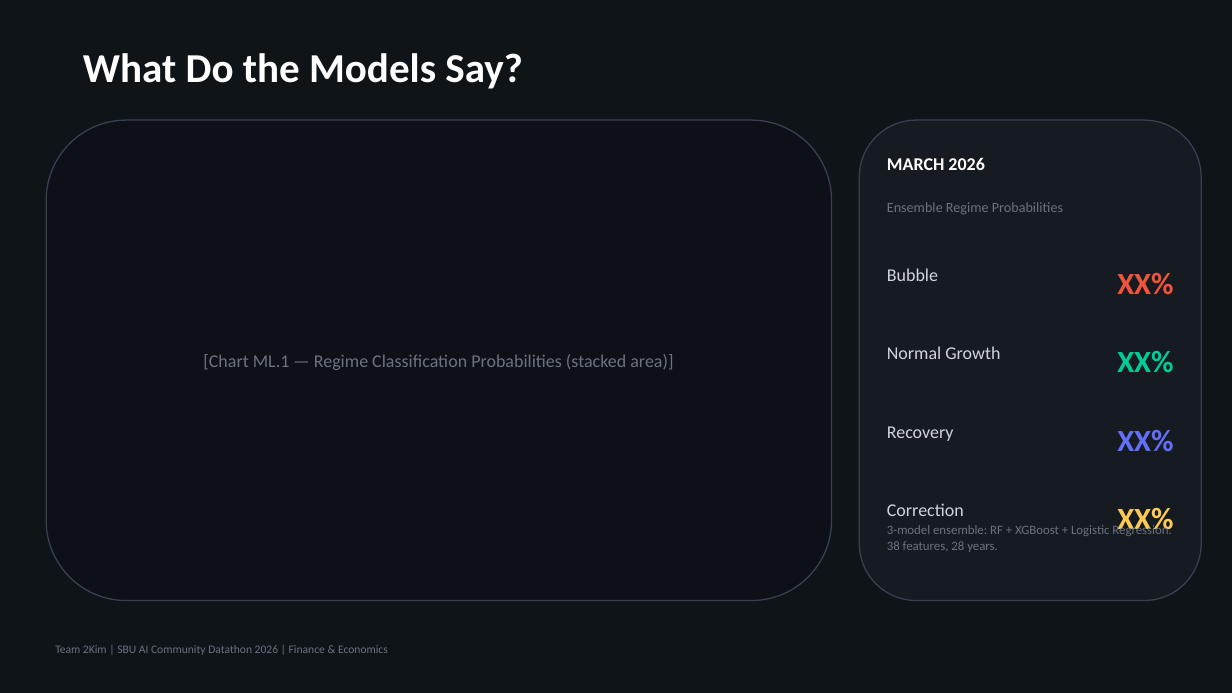
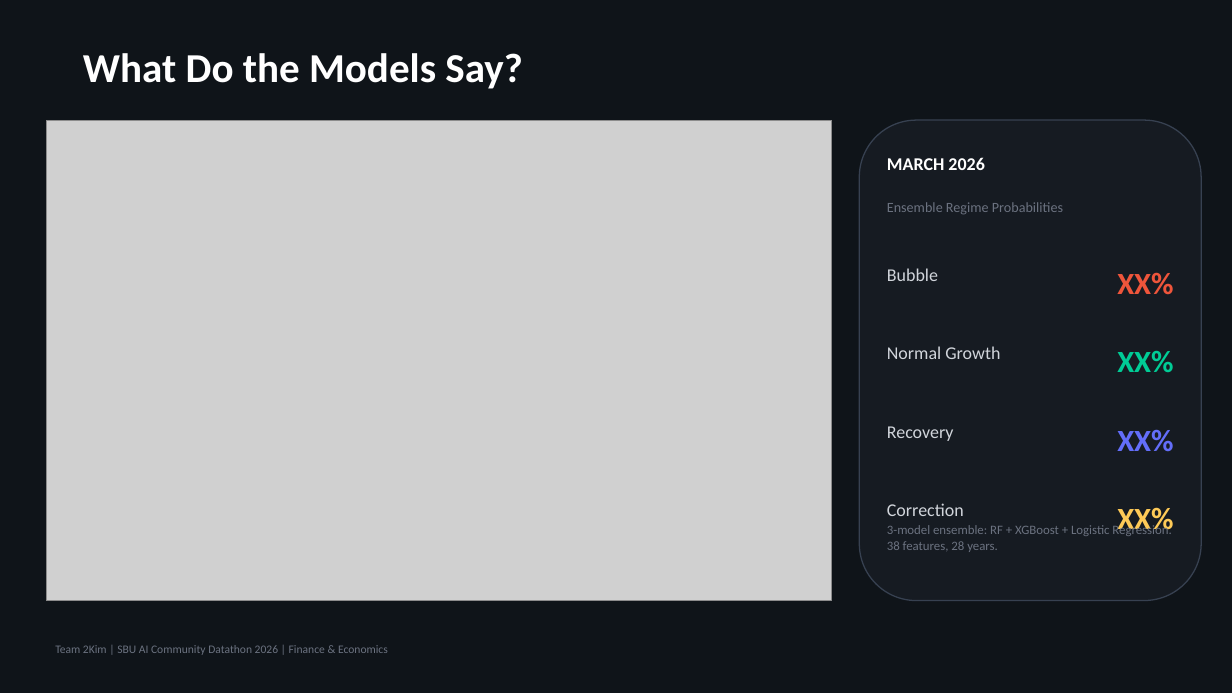
Before and after one commit to jimbo111/datathon26-2kim, a slide deck: slide 10 of submissions/2kim_finance_slides.pptx. Drawn at 1232x693 pixels with LibreOffice and Linux fonts; fonts in the diff are those of the drawing; grey boxes stand for pictures. Boxes give left, top, right and bottom in pixels: in the first picture for what was removed or moved away, otherwise in the second. Text is boxed around its words. In the diff, an @@ line names an element or a change of style, - is before the commit and + after.

```diff
--- a/submissions/2kim_finance_slides.pptx
+++ b/submissions/2kim_finance_slides.pptx
@@ rounded rectangle removed at (46,120,832,601) @@
-[Chart ML.1 — Regime Classification Probabilities (stacked area)]
@@ picture added at (46,120,832,601) @@
```
Also in this commit, not shown: 7 other slides changed, 1 other file.
